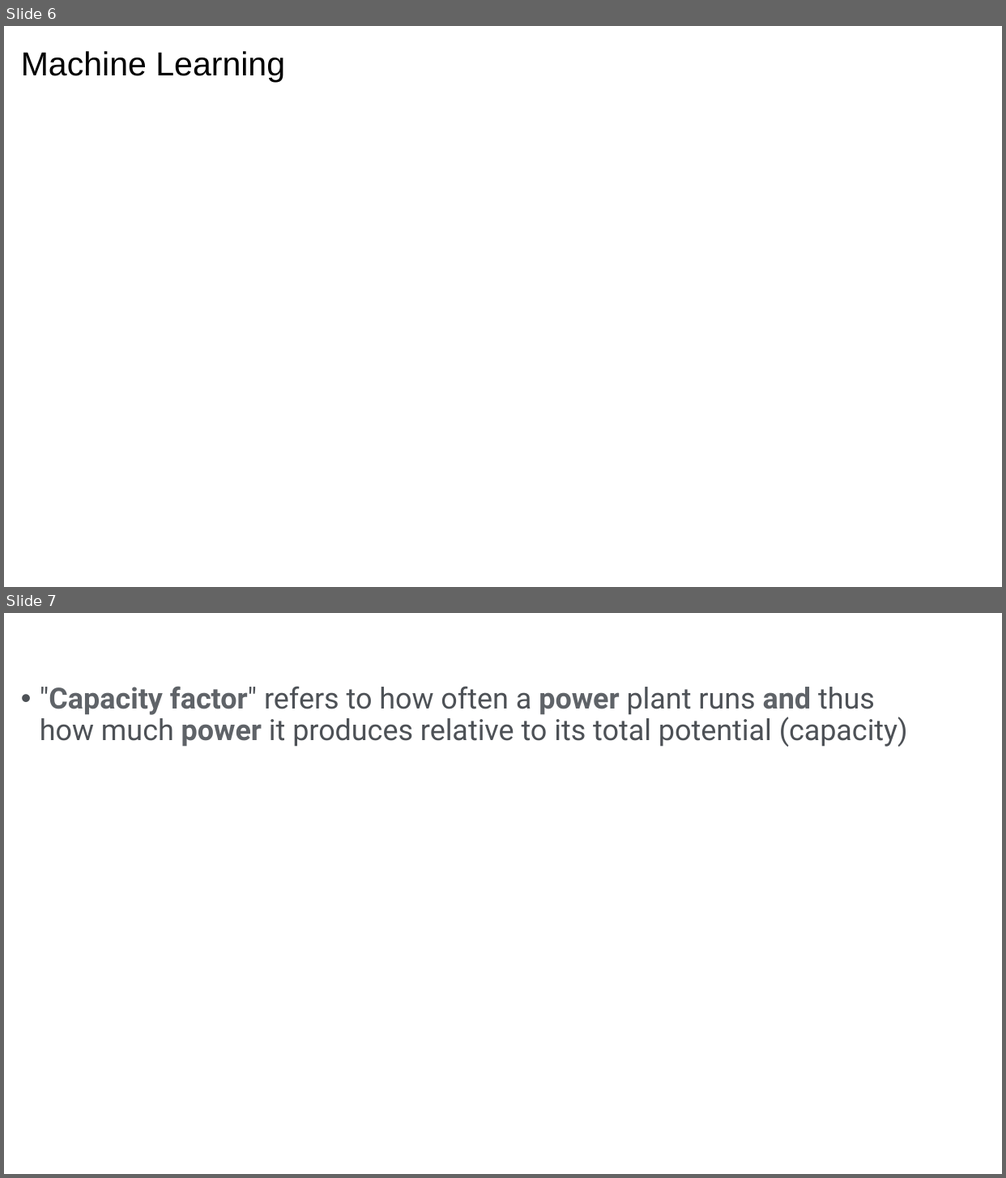
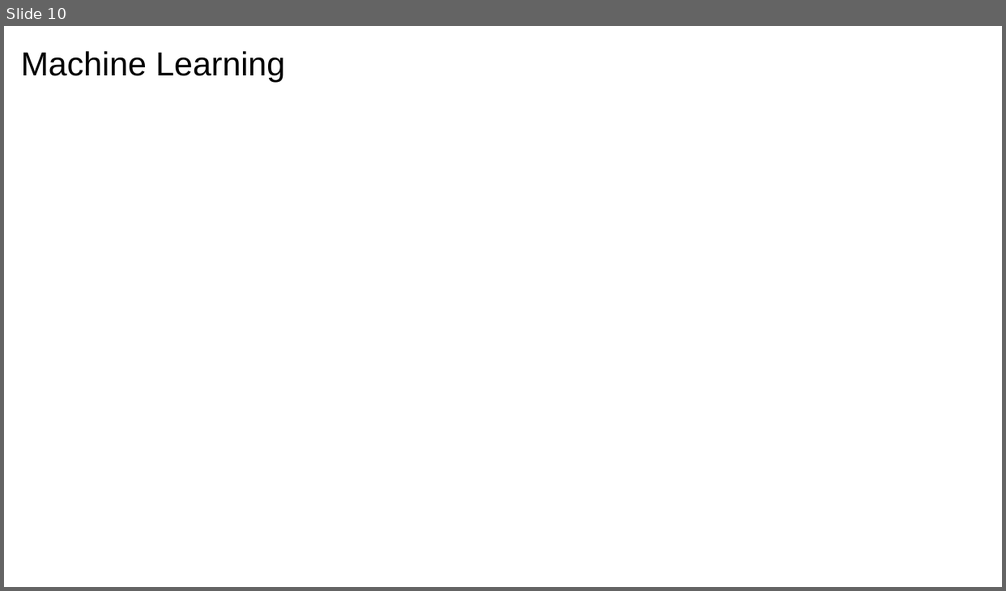
Before and after one commit to madelinemacmillan/PhD, a slide deck: ProcessDiagram.pptx. Shown one above the other, each under a label of ours: slides 6 and 7 before the commit, slide 10 after it. The pictures are 1006x1178 and 1006x591 pixels, drawn with LibreOffice and Linux fonts; fonts in the diff are those of the drawing; grey boxes stand for pictures. Boxes give left, top, right and bottom in pixels: in the first picture for what was removed or moved away, otherwise in the second. Text is boxed around its words. In the diff, an @@ line names an element or a change of style, - is before the commit and + after.

```diff
--- a/ProcessDiagram.pptx
+++ b/ProcessDiagram.pptx
@@ slide 7 removed at <box>4,613,1002,1174</box>, background #FFFFFF @@
@@ text removed at <box>40,686,908,747</box> @@
-• "Capacity factor" refers to how often a power plant runs and thus how much power it produces relative to its total potential (capacity)
@@ what was slide 6 is now slide 10 @@
```
Also in this commit, not shown: 3 slides changed, 5 slides added, 6 other files.
